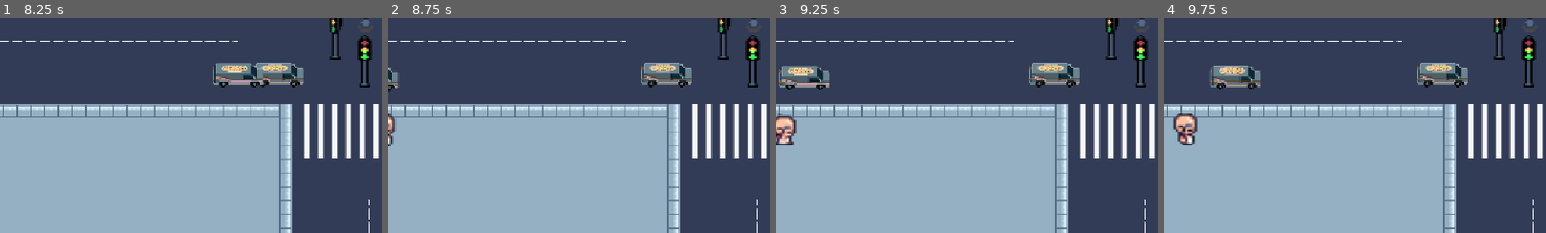
Above: before the commit, frames 1-4 (left to right).
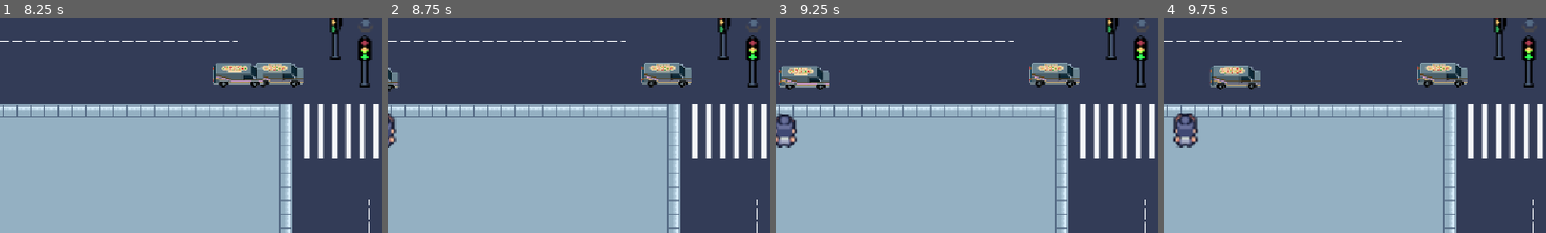
Above: after the commit, the same moments.

Repository: lafgo-fc/game-jam-repoooo
Game: Godot game, scene res://scne/test_one.tscn
Two runs of this game, one before a commit and one after it. Both use one fixed random seed, a clock stepped at 60 frames per second and the inputs below.
Inputs:
- Up to frame 1 (8.25 s): tap Enter (ui_accept) at 0.5, 0.77, 1.25, 1.52, 3.02, 3.77, 4.52, 6.02, 6.77, 7.52 s; hold R (traffic control right and left) from 0.53 s (still down)
- Up to frame 2 (8.75 s): keep holding R (traffic control right and left)
- Up to frame 3 (9.25 s): keep holding R (traffic control right and left); tap Enter (ui_accept) at 9.02 s
- Up to frame 4 (9.75 s): keep holding R (traffic control right and left)
The pictures show only the part of the screen within x 0-50%, y 50-100%; the shares and areas given below are measured in that part.

Frame 1 is identical in both runs. In frame 2, 0.2% of the frame differs, in the area x 0-3%, y 45-61%; in frame 3, 0.7%; in frame 4, 0.8%, in the area x 2-9%, y 44-61%.
Error before the commit: Invalid assignment of property or key 'road_direction' with value of type 'String' on a base object of type 'CharacterBody2D (car.gd)'. (res://spawnr_thing.gd:…

Commit message:
added npc_

Diff:
--- a/scne/pedestians.tscn
+++ b/scne/pedestians.tscn
@@ -2,6 +2,7 @@
 
 [ext_resource type="Script" uid="uid://dwqexwr3f0a6h" path="res://scne/pedestians.gd" id="1_gkco8"]
 [ext_resource type="Texture2D" uid="uid://da54adnsnq8lx" path="res://assets/npcs/NPC_1.png" id="2_gkco8"]
+[ext_resource type="Texture2D" uid="uid://bkwgnn5r3ihvj" path="res://assets/npcs/NPC_2.png" id="3_mvjtp"]
 
 [sub_resource type="AtlasTexture" id="AtlasTexture_mvjtp"]
 atlas = ExtResource("2_gkco8")
@@ -269,13 +270,280 @@
 "name": &"top",
 "speed": 6.0
 }]
+
+[sub_resource type="AtlasTexture" id="AtlasTexture_lffno"]
+atlas = ExtResource("3_mvjtp")
+region = Rect2(64, 16, 16, 16)
+
+[sub_resource type="AtlasTexture" id="AtlasTexture_rbcke"]
+atlas = ExtResource("3_mvjtp")
+region = Rect2(80, 16, 16, 16)
+
+[sub_resource type="AtlasTexture" id="AtlasTexture_xd8di"]
+atlas = ExtResource("3_mvjtp")
+region = Rect2(96, 16, 16, 16)
+
+[sub_resource type="AtlasTexture" id="AtlasTexture_p1n6c"]
+atlas = ExtResource("3_mvjtp")
+region = Rect2(112, 16, 16, 16)
+
+[sub_resource type="AtlasTexture" id="AtlasTexture_gwy6u"]
+atlas = ExtResource("3_mvjtp")
+region = Rect2(0, 16, 16, 16)
+
+[sub_resource type="AtlasTexture" id="AtlasTexture_jnv50"]
+atlas = ExtResource("3_mvjtp")
+region = Rect2(16, 16, 16, 16)
+
+[sub_resource type="AtlasTexture" id="AtlasTexture_6u20a"]
+atlas = ExtResource("3_mvjtp")
+region = Rect2(32, 16, 16, 16)
+
+[sub_resource type="AtlasTexture" id="AtlasTexture_dap6t"]
+atlas = ExtResource("3_mvjtp")
+region = Rect2(48, 16, 16, 16)
+
+[sub_resource type="AtlasTexture" id="AtlasTexture_qr4wo"]
+atlas = ExtResource("3_mvjtp")
+region = Rect2(0, 32, 16, 16)
+
+[sub_resource type="AtlasTexture" id="AtlasTexture_cxand"]
+atlas = ExtResource("3_mvjtp")
+region = Rect2(16, 32, 16, 16)
+
+[sub_resource type="AtlasTexture" id="AtlasTexture_c7b33"]
+atlas = ExtResource("3_mvjtp")
+region = Rect2(32, 32, 16, 16)
+
+[sub_resource type="AtlasTexture" id="AtlasTexture_4keys"]
+atlas = ExtResource("3_mvjtp")
+region = Rect2(48, 32, 16, 16)
+
+[sub_resource type="AtlasTexture" id="AtlasTexture_y1kfh"]
+atlas = ExtResource("3_mvjtp")
+region = Rect2(0, 64, 16, 16)
+
+[sub_resource type="AtlasTexture" id="AtlasTexture_gepgv"]
+atlas = ExtResource("3_mvjtp")
+region = Rect2(16, 64, 16, 16)
+
+[sub_resource type="AtlasTexture" id="AtlasTexture_bit34"]
+atlas = ExtResource("3_mvjtp")
+region = Rect2(32, 64, 16, 16)
+
+[sub_resource type="AtlasTexture" id="AtlasTexture_sme27"]
+atlas = ExtResource("3_mvjtp")
+region = Rect2(48, 64, 16, 16)
+
+[sub_resource type="AtlasTexture" id="AtlasTexture_lyftr"]
+atlas = ExtResource("3_mvjtp")
+region = Rect2(0, 48, 16, 16)
+
+[sub_resource type="AtlasTexture" id="AtlasTexture_b7lrs"]
+atlas = ExtResource("3_mvjtp")
+region = Rect2(16, 48, 16, 16)
+
+[sub_resource type="AtlasTexture" id="AtlasTexture_b3x41"]
+atlas = ExtResource("3_mvjtp")
+region = Rect2(32, 48, 16, 16)
+
+[sub_resource type="AtlasTexture" id="AtlasTexture_gb3pe"]
+atlas = ExtResource("3_mvjtp")
+region = Rect2(48, 48, 16, 16)
+
+[sub_resource type="AtlasTexture" id="AtlasTexture_7oa6n"]
+atlas = ExtResource("3_mvjtp")
+region = Rect2(64, 32, 16, 16)
+
+[sub_resource type="AtlasTexture" id="AtlasTexture_5k0wc"]
+atlas = ExtResource("3_mvjtp")
+region = Rect2(80, 32, 16, 16)
+
+[sub_resource type="AtlasTexture" id="AtlasTexture_141sd"]
+atlas = ExtResource("3_mvjtp")
+region = Rect2(96, 32, 16, 16)
+
+[sub_resource type="AtlasTexture" id="AtlasTexture_bc10s"]
+atlas = ExtResource("3_mvjtp")
+region = Rect2(112, 32, 16, 16)
+
+[sub_resource type="AtlasTexture" id="AtlasTexture_hdh14"]
+atlas = ExtResource("3_mvjtp")
+region = Rect2(64, 64, 16, 16)
+
+[sub_resource type="AtlasTexture" id="AtlasTexture_h7ekx"]
+atlas = ExtResource("3_mvjtp")
+region = Rect2(80, 64, 16, 16)
+
+[sub_resource type="AtlasTexture" id="AtlasTexture_lvjqh"]
+atlas = ExtResource("3_mvjtp")
+region = Rect2(96, 64, 16, 16)
+
+[sub_resource type="AtlasTexture" id="AtlasTexture_dn3lj"]
+atlas = ExtResource("3_mvjtp")
+region = Rect2(112, 64, 16, 16)
+
+[sub_resource type="AtlasTexture" id="AtlasTexture_jomwe"]
+atlas = ExtResource("3_mvjtp")
+region = Rect2(64, 48, 16, 16)
+
+[sub_resource type="AtlasTexture" id="AtlasTexture_fh0dw"]
+atlas = ExtResource("3_mvjtp")
+region = Rect2(80, 48, 16, 16)
+
+[sub_resource type="AtlasTexture" id="AtlasTexture_des84"]
+atlas = ExtResource("3_mvjtp")
+region = Rect2(96, 48, 16, 16)
+
+[sub_resource type="AtlasTexture" id="AtlasTexture_erwqb"]
+atlas = ExtResource("3_mvjtp")
+region = Rect2(112, 48, 16, 16)
+
+[sub_resource type="SpriteFrames" id="SpriteFrames_454ae"]
+animations = [{
+"frames": [{
+"duration": 1.0,
+"texture": SubResource("AtlasTexture_lffno")
+}, {
+"duration": 1.0,
+"texture": SubResource("AtlasTexture_rbcke")
+}, {
+"duration": 1.0,
+"texture": SubResource("AtlasTexture_xd8di")
+}, {
+"duration": 1.0,
+"texture": SubResource("AtlasTexture_p1n6c")
+}],
+"loop": 1,
+"name": &"front",
+"speed": 6.0
+}, {
+"frames": [{
+"duration": 1.0,
+"texture": SubResource("AtlasTexture_gwy6u")
+}, {
+"duration": 1.0,
+"texture": SubResource("AtlasTexture_jnv50")
+}, {
+"duration": 1.0,
+"texture": SubResource("AtlasTexture_6u20a")
+}, {
+"duration": 1.0,
+"texture": SubResource("AtlasTexture_dap6t")
+}],
+"loop": 1,
+"name": &"idle front",
+"speed": 6.0
+}, {
+"frames": [{
+"duration": 1.0,
+"texture": SubResource("AtlasTexture_qr4wo")
+}, {
+"duration": 1.0,
+"texture": SubResource("AtlasTexture_cxand")
+}, {
+"duration": 1.0,
+"texture": SubResource("AtlasTexture_c7b33")
+}, {
+"duration": 1.0,
+"texture": SubResource("AtlasTexture_4keys")
+}],
+"loop": 1,
+"name": &"idle left",
+"speed": 6.0
+}, {
+"frames": [{
+"duration": 1.0,
+"texture": SubResource("AtlasTexture_y1kfh")
+}, {
+"duration": 1.0,
+"texture": SubResource("AtlasTexture_gepgv")
+}, {
+"duration": 1.0,
+"texture": SubResource("AtlasTexture_bit34")
+}, {
+"duration": 1.0,
+"texture": SubResource("AtlasTexture_sme27")
+}],
+"loop": 1,
+"name": &"idle right",
+"speed": 6.0
+}, {
+"frames": [{
+"duration": 1.0,
+"texture": SubResource("AtlasTexture_lyftr")
+}, {
+"duration": 1.0,
+"texture": SubResource("AtlasTexture_b7lrs")
+}, {
+"duration": 1.0,
+"texture": SubResource("AtlasTexture_b3x41")
+}, {
+"duration": 1.0,
+"texture": SubResource("AtlasTexture_gb3pe")
+}],
+"loop": 1,
+"name": &"idle top",
+"speed": 5.0
+}, {
+"frames": [{
+"duration": 1.0,
+"texture": SubResource("AtlasTexture_7oa6n")
+}, {
+"duration": 1.0,
+"texture": SubResource("AtlasTexture_5k0wc")
+}, {
+"duration": 1.0,
+"texture": SubResource("AtlasTexture_141sd")
+}, {
+"duration": 1.0,
+"texture": SubResource("AtlasTexture_bc10s")
+}],
+"loop": 1,
+"name": &"left",
+"speed": 6.0
+}, {
+"frames": [{
+"duration": 1.0,
+"texture": SubResource("AtlasTexture_hdh14")
+}, {
+"duration": 1.0,
+"texture": SubResource("AtlasTexture_h7ekx")
+}, {
+"duration": 1.0,
+"texture": SubResource("AtlasTexture_lvjqh")
+}, {
+"duration": 1.0,
+"texture": SubResource("AtlasTexture_dn3lj")
+}],
+"loop": 1,
+"name": &"right",
+"speed": 6.0
+}, {
+"frames": [{
+"duration": 1.0,
+"texture": SubResource("AtlasTexture_jomwe")
+}, {
+"duration": 1.0,
+"texture": SubResource("AtlasTexture_fh0dw")
+}, {
+"duration": 1.0,
+"texture": SubResource("AtlasTexture_des84")
+}, {
+"duration": 1.0,
+"texture": SubResource("AtlasTexture_erwqb")
+}],
+"loop": 1,
+"name": &"top",
+"speed": 6.0
+}]
+
+[sub_resource type="CircleShape2D" id="CircleShape2D_74c84"]
+radius = 24.020824
 
 [sub_resource type="CapsuleShape2D" id="CapsuleShape2D_gdw26"]
 radius = 6.75
 height = 18.31579
-
-[sub_resource type="CircleShape2D" id="CircleShape2D_74c84"]
-radius = 24.020824
 
 [node name="Pedestians" type="CharacterBody2D" unique_id=907237046 groups=["npc"]]
 script = ExtResource("1_gkco8")
@@ -287,16 +555,22 @@
 animation = &"top"
 frame_progress = 0.47326368
 
+[node name="npc 2" type="AnimatedSprite2D" parent="." unique_id=1958349776]
+position = Vector2(0.25000072, -5.2500005)
+scale = Vector2(2.34375, 2.40625)
+sprite_frames = SubResource("SpriteFrames_454ae")
+animation = &"idle top"
+
+[node name="Area2D" type="Area2D" parent="." unique_id=262601416]
+
+[node name="CollisionShape2D" type="CollisionShape2D" parent="Area2D" unique_id=859310292]
+position = Vector2(1, -4)
+shape = SubResource("CircleShape2D_74c84")
+
 [node name="CollisionShape2D" type="CollisionShape2D" parent="." unique_id=741942514]
-position = Vector2(0, -5.9999995)
+position = Vector2(0, -4)
 scale = Vector2(2.6666667, 2.2931035)
 shape = SubResource("CapsuleShape2D_gdw26")
 
-[node name="Area2D" type="Area2D" parent="." unique_id=262601416]
-
-[node name="CollisionShape2D" type="CollisionShape2D" parent="Area2D" unique_id=859310292]
-position = Vector2(0, -3)
-shape = SubResource("CircleShape2D_74c84")
-
 [connection signal="body_entered" from="Area2D" to="." method="_on_area_2d_body_entered"]
 [connection signal="body_exited" from="Area2D" to="." method="_on_area_2d_body_exited"]
--- a/spawnr_thing.gd
+++ b/spawnr_thing.gd
@@ -25,7 +25,7 @@
 	car.exit_point = exit_point
 	car.fuckoff = fuckoff
 
-	car.road_direction = road_direction
+	#car.road_direction = road_direction
 
 
 func _on_timer_timeout() -> void:
